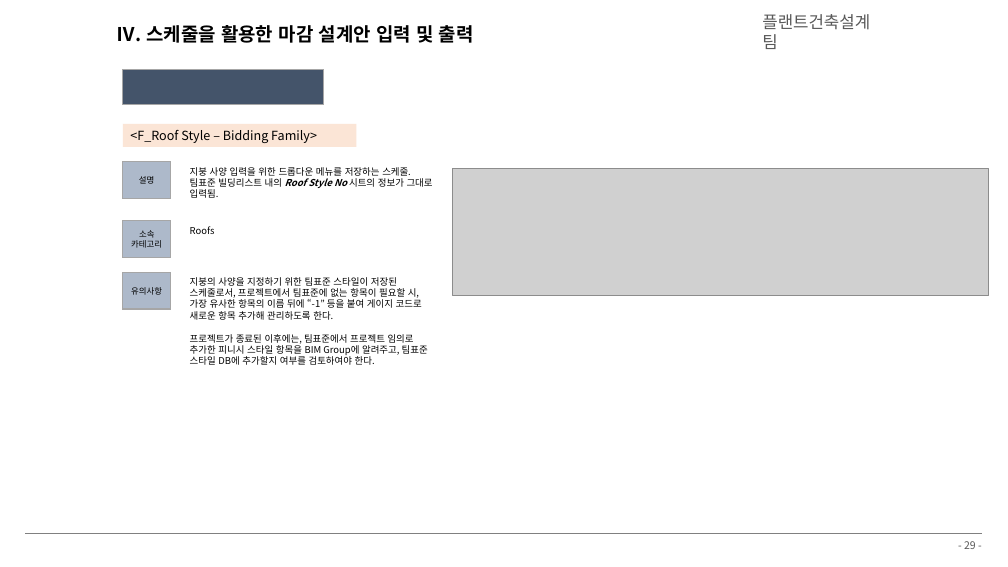
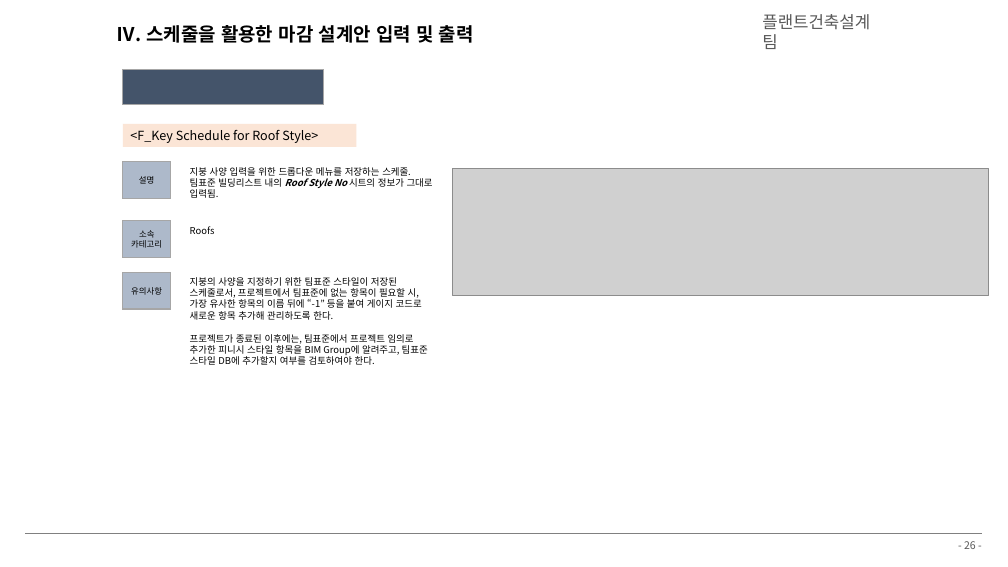
Before and after one commit to hnanmal/mQ, a slide deck: slide 26 of etc/_팀교육/플랜트건축설계팀_BIM 팀 교육자료(2024).pptx (slide 29 before the commit). Drawn at 1008x567 pixels with LibreOffice and Linux fonts; fonts in the diff are those of the drawing; grey boxes stand for pictures; background and template pictures are left out. Boxes give left, top, right and bottom in pixels: in the first picture for what was removed or moved away, otherwise in the second. Text is boxed around its words. In the diff, an @@ line names an element or a change of style, - is before the commit and + after.

```diff
--- a/etc/_팀교육/플랜트건축설계팀_BIM 팀 교육자료(2024).pptx
+++ b/etc/_팀교육/플랜트건축설계팀_BIM 팀 교육자료(2024).pptx
@@ text in rectangle at box(130, 130, 318, 143): text changed @@
-<F_Roof Style – Bidding Family>
+<F_Key Schedule for Roof Style>
@@ page number at box(964, 541, 976, 549): text changed @@
-- 29 -
+- 26 -
```
Also in this commit, not shown: 6 other slides changed, 3 slides removed, 16 other files.
